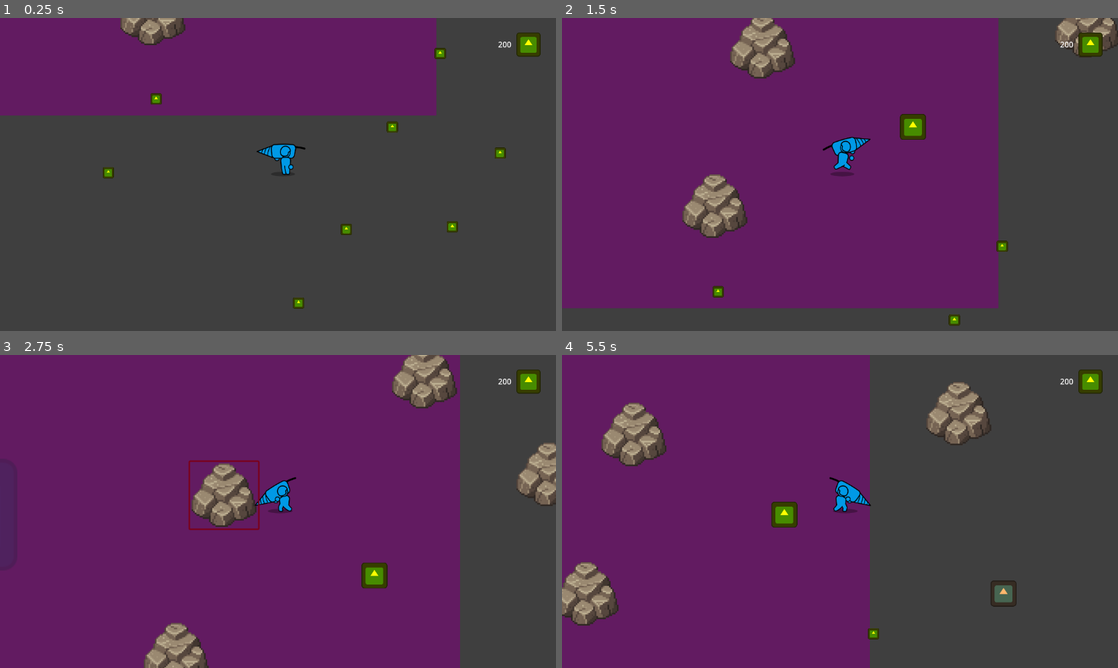
Above: before the commit, frames 1-4 (two rows, left to right).
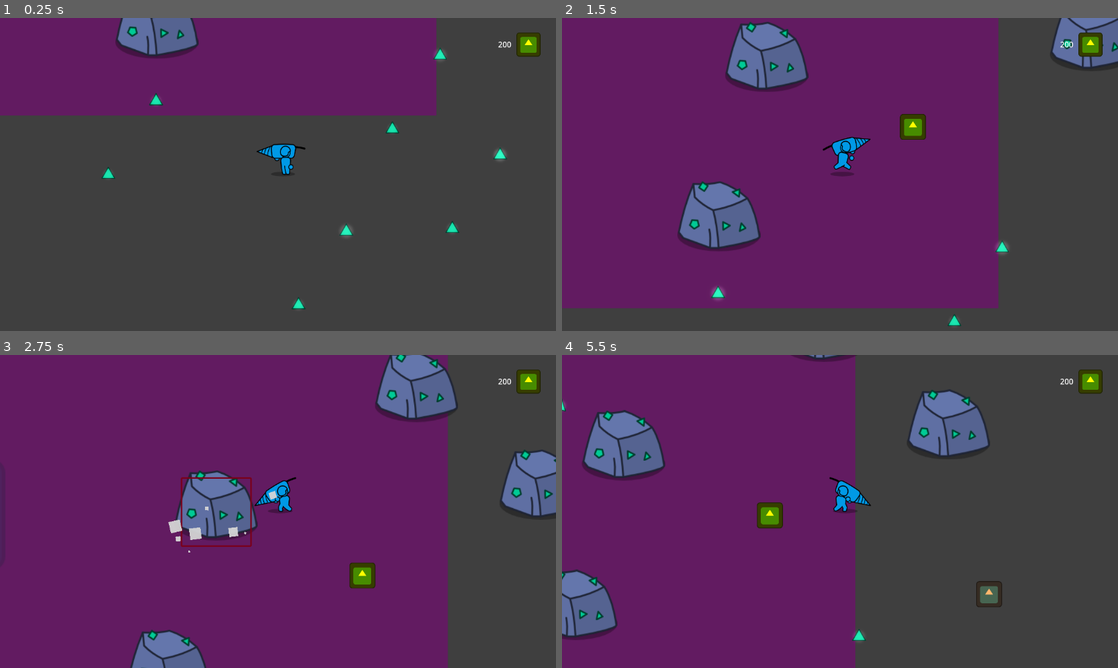
Above: after the commit, the same moments.

Repository: DeepRestGames/incremental-space-game
Game: Godot game, scene res://Scenes/Prototypes/Prototype_MainScene.tscn
The game is run twice, just before and just after one commit, with the same random seed, the same clock (stepped at 60 frames per second) and the same inputs. The engine's default icon, where the game draws it, is replaced by a stand-in: a white triangle on a blue panel in a dark square.
Inputs (mouse positions are in pixels of both pictures, inside the frame that each line leads up to):
- Up to frame 1 (0.25 s): no input
- Up to frame 2 (1.5 s): move the mouse to (812, 237) at 0.52 s; hold E (interact) 0.53-1.28 s; hold W (move_up) from 0.53 s (still down); move the mouse to (1006, 221) at 1.27 s; tap E (interact) at 1.35 s
- Up to frame 3 (2.75 s): move the mouse to (111, 464) at 2.02 s; release W (move_up) at 2.03 s; hold A (move_left) from 2.03 s (still down); hold E (interact) from 2.03 s (still down)
- Up to frame 4 (5.5 s): move the mouse to (867, 511) at 2.77 s; release E (interact) at 2.78 s; tap E (interact) at 2.85, 4.35 s; move the mouse to (756, 433) at 3.52 s; release A (move_left) at 3.53 s; hold S (move_down) 3.53-4.28 s; hold E (interact) 3.53-4.28 s; move the mouse to (962, 495) at 4.27 s; hold D (move_right) 4.28-5.03 s; move the mouse to (728, 527) at 5.02 s; hold W (move_up) from 5.03 s (still down); hold E (interact) from 5.03 s (still down)

The runs differ from the first frame. In frame 1, 2.3% of the frame differs, in the area x 18-92%, y 0-94%; in frame 2, 7.0%; in frame 3, 12%, in the area x 23-100%, y 0-100%; in frame 4, 11%.

Commit message:
implemented pickup & rock graphics + chip spawning

Diff:
--- a/Scenes/Environment/breakable.tscn
+++ b/Scenes/Environment/breakable.tscn
@@ -1,20 +1,17 @@
 [gd_scene load_steps=12 format=3 uid="uid://c6qwwmff8anwx"]
 
-[ext_resource type="Script" uid="uid://dnrt30vluvdw8" path="res://Scripts/Environment/breakable.gd" id="1_om1mr"]
-[ext_resource type="Texture2D" uid="uid://bmn7mspg2bic0" path="res://Assets/Sprites/environment/rock.png" id="2_4xvkv"]
+[ext_resource type="Script" uid="uid://drrysm44lf0k8" path="res://Scripts/Environment/breakable.gd" id="1_om1mr"]
+[ext_resource type="Texture2D" uid="uid://dv5onwoojupco" path="res://Assets/Sprites/environment/Rock1.png" id="2_oq4pq"]
+[ext_resource type="Texture2D" uid="uid://d0tgqaan4xcle" path="res://Assets/Sprites/environment/5Chips1.png" id="3_5gjhx"]
 [ext_resource type="AudioStream" uid="uid://cl6u3yq7buxfh" path="res://Assets/Audio/SFX/abdalrahman_bm-8-bit-gravel-footsteps-1-408582.mp3" id="4_5gjhx"]
 [ext_resource type="AudioStream" uid="uid://8ekwcbtftlvh" path="res://Assets/Audio/SFX/freesound_community-8-bit-explosion-95847.mp3" id="5_2om3j"]
 
 [sub_resource type="CapsuleShape2D" id="CapsuleShape2D_v5ktr"]
-radius = 50.0
-height = 200.0
-
-[sub_resource type="AtlasTexture" id="AtlasTexture_v5ktr"]
-atlas = ExtResource("2_4xvkv")
-region = Rect2(71, 70, 234, 232)
+radius = 24.0
+height = 150.0
 
 [sub_resource type="CircleShape2D" id="CircleShape2D_5m1wr"]
-radius = 200.0
+radius = 406.07
 
 [sub_resource type="StyleBoxFlat" id="StyleBoxFlat_mu2bs"]
 draw_center = false
@@ -48,21 +45,31 @@
 [node name="Breakable" type="StaticBody2D"]
 collision_layer = 4
 script = ExtResource("1_om1mr")
+totalHP = 6
+spawn_pickup_chance = 0.3
 
 [node name="CollisionShape2D" type="CollisionShape2D" parent="."]
-position = Vector2(0, -39)
 rotation = 1.5708
+scale = Vector2(2, 2)
 shape = SubResource("CapsuleShape2D_v5ktr")
 
 [node name="Sprite2D" type="Sprite2D" parent="CollisionShape2D"]
-position = Vector2(-60.9999, 15.0002)
+modulate = Color(0.415328, 0.486884, 0.711358, 1)
+position = Vector2(-32.45, 0)
 rotation = -1.5708
-texture = SubResource("AtlasTexture_v5ktr")
+texture = ExtResource("2_oq4pq")
 
 [node name="Area2D" type="Area2D" parent="CollisionShape2D/Sprite2D"]
+scale = Vector2(0.337566, 0.337566)
 
 [node name="CollisionShape2D" type="CollisionShape2D" parent="CollisionShape2D/Sprite2D/Area2D"]
 shape = SubResource("CircleShape2D_5m1wr")
+
+[node name="5Chips1" type="Sprite2D" parent="CollisionShape2D"]
+modulate = Color(1.05888e-06, 0.796834, 0.58397, 1)
+position = Vector2(-49, 2.00018)
+rotation = -1.5708
+texture = ExtResource("3_5gjhx")
 
 [node name="Control" type="Control" parent="."]
 visible = false
@@ -80,9 +87,11 @@
 
 [node name="Panel" type="Panel" parent="Control"]
 layout_mode = 1
-anchors_preset = 15
-anchor_right = 1.0
-anchor_bottom = 1.0
+anchors_preset = -1
+anchor_left = 0.0638298
+anchor_top = 0.252174
+anchor_right = 1.06383
+anchor_bottom = 1.25217
 grow_horizontal = 2
 grow_vertical = 2
 theme_override_styles/panel = SubResource("StyleBoxFlat_mu2bs")
@@ -92,7 +101,8 @@
 position = Vector2(-13, -142)
 
 [node name="LightOccluder2D" type="LightOccluder2D" parent="."]
-position = Vector2(18, -67)
+position = Vector2(28, -29)
+scale = Vector2(0.852913, 0.852913)
 occluder = SubResource("OccluderPolygon2D_5gjhx")
 
 [node name="Audio" type="Node2D" parent="."]
--- a/Scenes/Prototypes/Prototype_MainScene.tscn
+++ b/Scenes/Prototypes/Prototype_MainScene.tscn
@@ -57,18 +57,6 @@
 position = Vector2(-1173, -1039)
 scale = Vector2(3, 3)
 
-[node name="ResourceToDepositBoxParticles" parent="."]
-_import_path = NodePath("")
-unique_name_in_owner = false
-process_mode = 0
-process_priority = 0
-process_physics_priority = 0
-process_thread_group = 0
-physics_interpolation_mode = 0
-auto_translate_mode = 0
-editor_description = ""
-script = null
-
 [node name="Breakable" parent="." instance=ExtResource("8_mu2bs")]
 position = Vector2(869, -1078)
 
--- a/Scenes/Resources/BasePickup.tscn
+++ b/Scenes/Resources/BasePickup.tscn
@@ -1,10 +1,14 @@
-[gd_scene load_steps=7 format=3 uid="uid://k5air2e7arh4"]
+[gd_scene load_steps=9 format=3 uid="uid://k5air2e7arh4"]
 
-[ext_resource type="Script" uid="uid://c07j7prp5s1i7" path="res://Scripts/Resources/Pickups/BasePickup.gd" id="1_2qmmm"]
-[ext_resource type="Texture2D" uid="uid://d3w6yyyfejaxw" path="res://icon.svg" id="1_dofg7"]
+[ext_resource type="Script" uid="uid://cwicapnr3rhoc" path="res://Scripts/Resources/Pickups/BasePickup.gd" id="1_2qmmm"]
+[ext_resource type="Texture2D" uid="uid://c3ntwkug8888f" path="res://Assets/Sprites/environment/ChipTriangle.png" id="2_2qmmm"]
+[ext_resource type="Texture2D" uid="uid://cudg8ldkwnlxw" path="res://Assets/Sprites/kenney_particle-pack/PNG (Transparent)/circle_05.png" id="3_yvhsf"]
 
 [sub_resource type="CircleShape2D" id="CircleShape2D_56pls"]
-radius = 23.0
+radius = 30.0
+
+[sub_resource type="CanvasItemMaterial" id="CanvasItemMaterial_khskt"]
+blend_mode = 1
 
 [sub_resource type="Animation" id="Animation_i01tv"]
 length = 0.001
@@ -20,28 +24,64 @@
 "update": 0,
 "values": [Vector2(0, 0)]
 }
+tracks/1/type = "value"
+tracks/1/imported = false
+tracks/1/enabled = true
+tracks/1/path = NodePath("Circle05:scale")
+tracks/1/interp = 1
+tracks/1/loop_wrap = true
+tracks/1/keys = {
+"times": PackedFloat32Array(0),
+"transitions": PackedFloat32Array(1),
+"update": 0,
+"values": [Vector2(0.2, 0.2)]
+}
+tracks/2/type = "value"
+tracks/2/imported = false
+tracks/2/enabled = true
+tracks/2/path = NodePath("Circle05:modulate")
+tracks/2/interp = 1
+tracks/2/loop_wrap = true
+tracks/2/keys = {
+"times": PackedFloat32Array(0),
+"transitions": PackedFloat32Array(1),
+"update": 0,
+"values": [Color(1, 1, 1, 0.498039)]
+}
 
-[sub_resource type="Animation" id="Animation_56pls"]
-resource_name = "hover"
-length = 2.0
+[sub_resource type="Animation" id="Animation_y4be8"]
+resource_name = "glow"
+length = 0.7
 loop_mode = 1
 tracks/0/type = "value"
 tracks/0/imported = false
 tracks/0/enabled = true
-tracks/0/path = NodePath("Sprite2D:position")
+tracks/0/path = NodePath("Circle05:scale")
 tracks/0/interp = 2
 tracks/0/loop_wrap = true
 tracks/0/keys = {
-"times": PackedFloat32Array(0, 1, 2),
+"times": PackedFloat32Array(0, 0.5, 0.7),
 "transitions": PackedFloat32Array(1, 1, 1),
 "update": 0,
-"values": [Vector2(0, 0), Vector2(0, 10), Vector2(0, 0)]
+"values": [Vector2(0.2, 0.2), Vector2(0.27, 0.27), Vector2(0.2, 0.2)]
+}
+tracks/1/type = "value"
+tracks/1/imported = false
+tracks/1/enabled = true
+tracks/1/path = NodePath("Circle05:modulate")
+tracks/1/interp = 2
+tracks/1/loop_wrap = true
+tracks/1/keys = {
+"times": PackedFloat32Array(0, 0.3, 0.7),
+"transitions": PackedFloat32Array(1, 1, 1),
+"update": 0,
+"values": [Color(1, 1, 1, 0.117647), Color(1, 1, 1, 0.235294), Color(1, 1, 1, 0.117647)]
 }
 
 [sub_resource type="AnimationLibrary" id="AnimationLibrary_gmi6t"]
 _data = {
 &"RESET": SubResource("Animation_i01tv"),
-&"hover": SubResource("Animation_56pls")
+&"glow": SubResource("Animation_y4be8")
 }
 
 [node name="BasePickup" type="Area2D"]
@@ -50,16 +90,24 @@
 script = ExtResource("1_2qmmm")
 
 [node name="CollisionShape2D" type="CollisionShape2D" parent="."]
+visible = false
 shape = SubResource("CircleShape2D_56pls")
 
 [node name="Sprite2D" type="Sprite2D" parent="."]
-modulate = Color(1, 1, 0, 1)
-scale = Vector2(0.3, 0.3)
-texture = ExtResource("1_dofg7")
+modulate = Color(0, 0.796078, 0.584314, 1)
+texture = ExtResource("2_2qmmm")
+
+[node name="Circle05" type="Sprite2D" parent="."]
+modulate = Color(1, 1, 1, 0.498039)
+material = SubResource("CanvasItemMaterial_khskt")
+position = Vector2(0, 5.7)
+scale = Vector2(0.2, 0.2)
+texture = ExtResource("3_yvhsf")
 
 [node name="AnimationPlayer" type="AnimationPlayer" parent="."]
 libraries = {
 &"": SubResource("AnimationLibrary_gmi6t")
 }
+autoplay = "glow"
 
 [connection signal="body_entered" from="." to="." method="_on_body_entered"]
--- /dev/null
+++ b/Scenes/Resources/PickupSpawn.tscn
@@ -0,0 +1,10 @@
+[gd_scene load_steps=3 format=3 uid="uid://cgoo4dv0oy4c5"]
+
+[ext_resource type="Script" uid="uid://drr66sph82dwq" path="res://Scripts/Resources/Pickups/PickupSpawn.gd" id="1_0da6k"]
+[ext_resource type="PackedScene" uid="uid://k5air2e7arh4" path="res://Scenes/Resources/BasePickup.tscn" id="2_g3app"]
+
+[node name="PickUpSpawn" type="Node2D"]
+script = ExtResource("1_0da6k")
+spawned_pickup_scene = ExtResource("2_g3app")
+acceleration_min = 1500.0
+acceleration_max = 3000.0
--- a/Scripts/Environment/breakable.gd
+++ b/Scripts/Environment/breakable.gd
@@ -16,6 +16,11 @@
 @onready var rock_particles = preload("res://Scenes/Particles/rock_particles.tscn")
 var last_rock_particles_node: GPUParticles2D
 
+@onready var pickup_spawner_scene = preload("uid://cgoo4dv0oy4c5")
+var pickup_spawner: Node2D = pickup_spawner_scene
+@export var spawn_pickup_chance = 0.5
+@export var drop_amount: int = 5
+
 
 func _ready() -> void:
 	currentHP = totalHP
@@ -29,6 +34,9 @@
 
 	EventBus.emit_signal("breakable_damaged")
 	play_rock_particles()
+
+	spawn_chips()
+
 	currentHP -= 1
 	last_rock_particles_node
 	if currentHP <= 0:
@@ -48,6 +56,8 @@
 	collision_shape_2d.call_deferred("queue_free")
 	control.hide()
 
+	drop_loot()
+
 	await last_rock_particles_node.finished
 
 	call_deferred("queue_free")
@@ -63,3 +73,22 @@
 	if body.is_in_group("Player"):
 		control.hide()
 		player_is_in_range = false
+
+
+func spawn_chips():
+	#occasionally drop chips while mining
+	var pickup_chance_roll = randf_range(0.0, 1.0)
+	if pickup_chance_roll <= spawn_pickup_chance:
+		pickup_spawner = pickup_spawner_scene.instantiate() as Node2D
+		get_parent().add_child(pickup_spawner)
+		pickup_spawner.global_position = global_position
+		pickup_spawner.initialize()
+
+func drop_loot():
+	#drop chips when destroyed
+	for i in drop_amount:
+		pickup_spawner = pickup_spawner_scene.instantiate() as Node2D
+		get_parent().add_child(pickup_spawner)
+		var offset = Vector2(randf_range(-20,20), randf_range(-20,20))
+		pickup_spawner.global_position = global_position + offset
+		pickup_spawner.initialize()
--- a/Scripts/Resources/Pickups/BasePickup.gd
+++ b/Scripts/Resources/Pickups/BasePickup.gd
@@ -13,10 +13,55 @@
 @export var pickup_amount: int = 1
 
 
+#variables for when the pickup is being spawned
+var acceleration: float = 0.0
+var direction: Vector2 = Vector2.ZERO
+var rotation_acceleration: float = 0.0
+var damping_time: float = 0.0
+
+var velocity: Vector2 = Vector2.ZERO
+var rotation_velocity: float = 0.0
+
+var elapsed_time: float = 0.0
+
+
+
 func _ready() -> void:
-	var tween = create_tween().set_ease(Tween.EASE_IN_OUT).set_trans(Tween.TRANS_SINE).set_loops()
-	tween.tween_property(sprite, "offset", -hover_animation_movement_vector, hover_animation_cycle_duration)
-	tween.chain().tween_property(sprite, "offset", hover_animation_movement_vector, hover_animation_cycle_duration)
+	#var tween = create_tween().set_ease(Tween.EASE_IN_OUT).set_trans(Tween.TRANS_SINE).set_loops()
+	#tween.tween_property(sprite, "offset", -hover_animation_movement_vector, hover_animation_cycle_duration)
+	#tween.chain().tween_property(sprite, "offset", hover_animation_movement_vector, hover_animation_cycle_duration)
+
+	#Initialize glowing animation
+	animation_player.play()
+	var random_time = randf_range(0.0, 0.7)
+	var random_speed = randf_range(0.9, 1.1)
+	animation_player.seek(random_time, true)
+	animation_player.speed_scale = random_speed
+
+
+
+func _process(delta: float) -> void:
+	if damping_time <= 0.0:
+		return
+
+	elapsed_time += delta
+
+	var t : float = clamp(elapsed_time / damping_time, 0.0, 1.0)
+	var damping : float = 1.0 - t
+
+	# Apply movement
+	velocity = direction * acceleration * damping
+	rotation_velocity = rotation_acceleration * damping
+
+	position += velocity * delta
+	rotation += rotation_velocity * delta
+
+	# Stop completely when done
+	if t >= 1.0:
+		acceleration = 0.0
+		rotation_acceleration = 0.0
+		damping_time = 0.0
+
 
 
 func _on_body_entered(body: Node2D) -> void:
--- /dev/null
+++ b/Scripts/Resources/Pickups/PickupSpawn.gd
@@ -0,0 +1,38 @@
+extends Node2D
+
+#scene of pickup to be spawned
+@export var spawned_pickup_scene: PackedScene
+var spawned_pickup: Node2D
+
+#spawn animation parameters
+@export var acceleration_min = 1.0
+@export var acceleration_max = 2.0
+@export var rotation_acceleration_min = -100
+@export var rotation_acceleration_max = 100
+@export var animation_duration_min = 0.2
+@export var animation_duration_max = 0.5
+var animation_duration: float
+var elapsed_time: float = 0.0
+
+
+func initialize() -> void:
+	if spawned_pickup_scene == null:
+		push_error("No pickup scene assigned.")
+		return
+
+	spawned_pickup = spawned_pickup_scene.instantiate() as Node2D
+	get_parent().add_child(spawned_pickup)
+	spawned_pickup.global_position = global_position
+
+	var starting_acceleration = randf_range(acceleration_min, acceleration_max)
+	var starting_direction: Vector2 = Vector2(randf_range(-1, 1), randf_range(-1, 1)).normalized()
+	var starting_rotation_acceleration = randf_range(rotation_acceleration_min, rotation_acceleration_max)
+	var animation_duration = randf_range(animation_duration_min, animation_duration_max)
+
+	# Assign starting values (must exist in pickup script)
+	spawned_pickup.acceleration = starting_acceleration
+	spawned_pickup.direction = starting_direction
+	spawned_pickup.rotation_acceleration = starting_rotation_acceleration
+	spawned_pickup.damping_time = animation_duration
+
+	queue_free()
